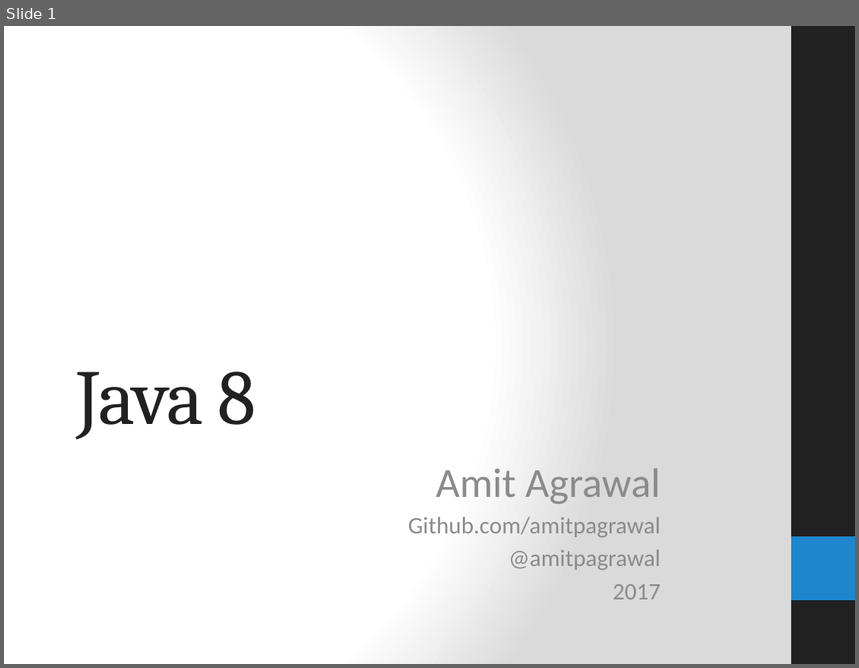
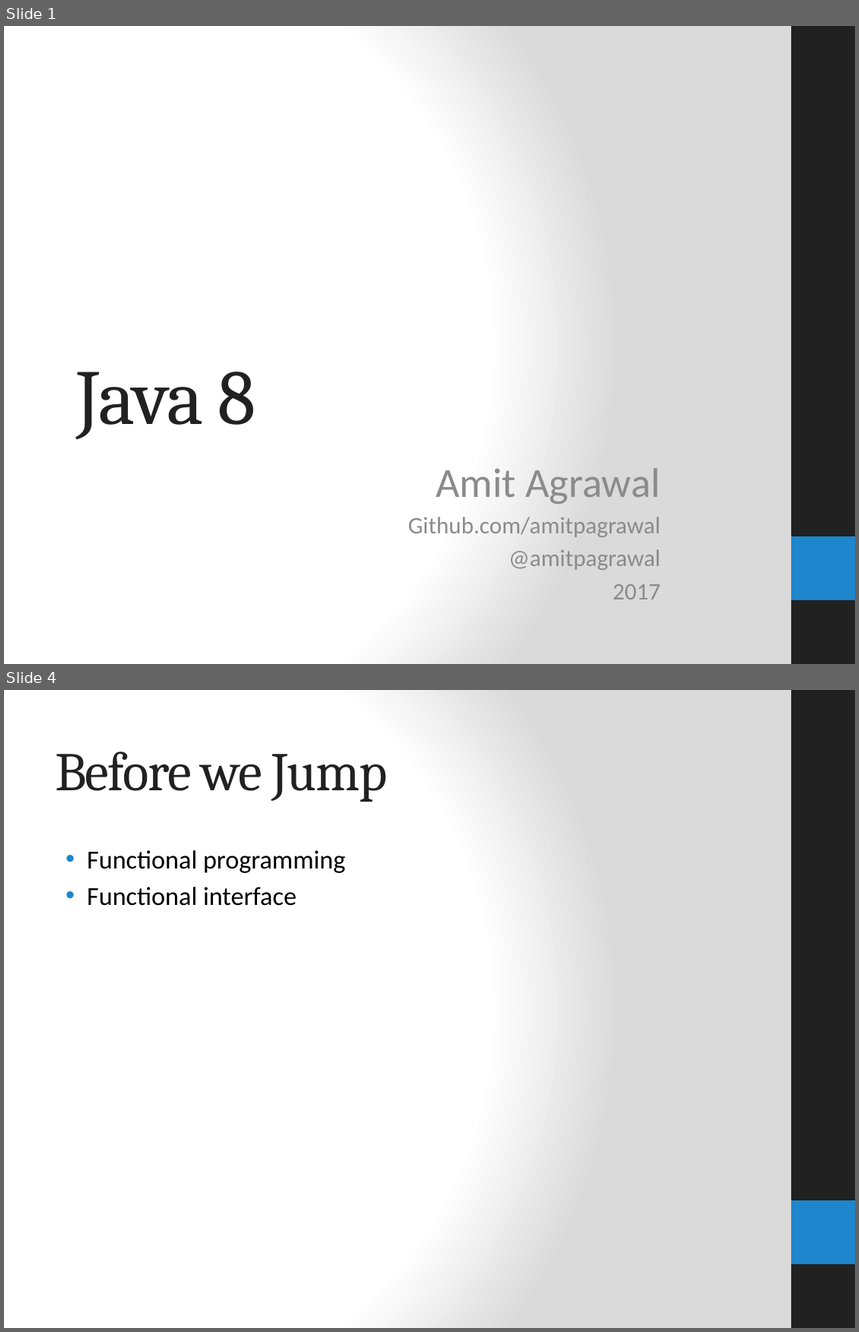
Before and after one commit to amitpagrawal/java8, a slide deck: presentation/java-8-presentation.pptx. Shown one above the other, each under a label of ours: slide 1 before the commit, slides 1 and 4 after it; the slides between them are not shown. The pictures are 859x668 and 859x1332 pixels, drawn with LibreOffice and Linux fonts; fonts in the diff are those of the drawing. Boxes give left, top, right and bottom in pixels: in the first picture for what was removed or moved away, otherwise in the second. Text is boxed around its words. In the diff, an @@ line names an element or a change of style, - is before the commit and + after.

```diff
--- a/presentation/java-8-presentation.pptx
+++ b/presentation/java-8-presentation.pptx
@@ slide 4 added at (x1=4, y1=690, x2=855, y2=1328), background gradient #FFFFFF to #DADADA; not listed: 2 template elements that a slide beside it also shows @@
@@ title added at (x1=55, y1=752, x2=388, y2=802), 46 pt, text #212121 @@
+Before we Jump
@@ text added at (x1=87, y1=850, x2=345, y2=906), 22 pt, text #000000 @@
+• Functional programming
+• Functional interface
```
Also in this commit, not shown: 2 other slides added, 7 other files.
